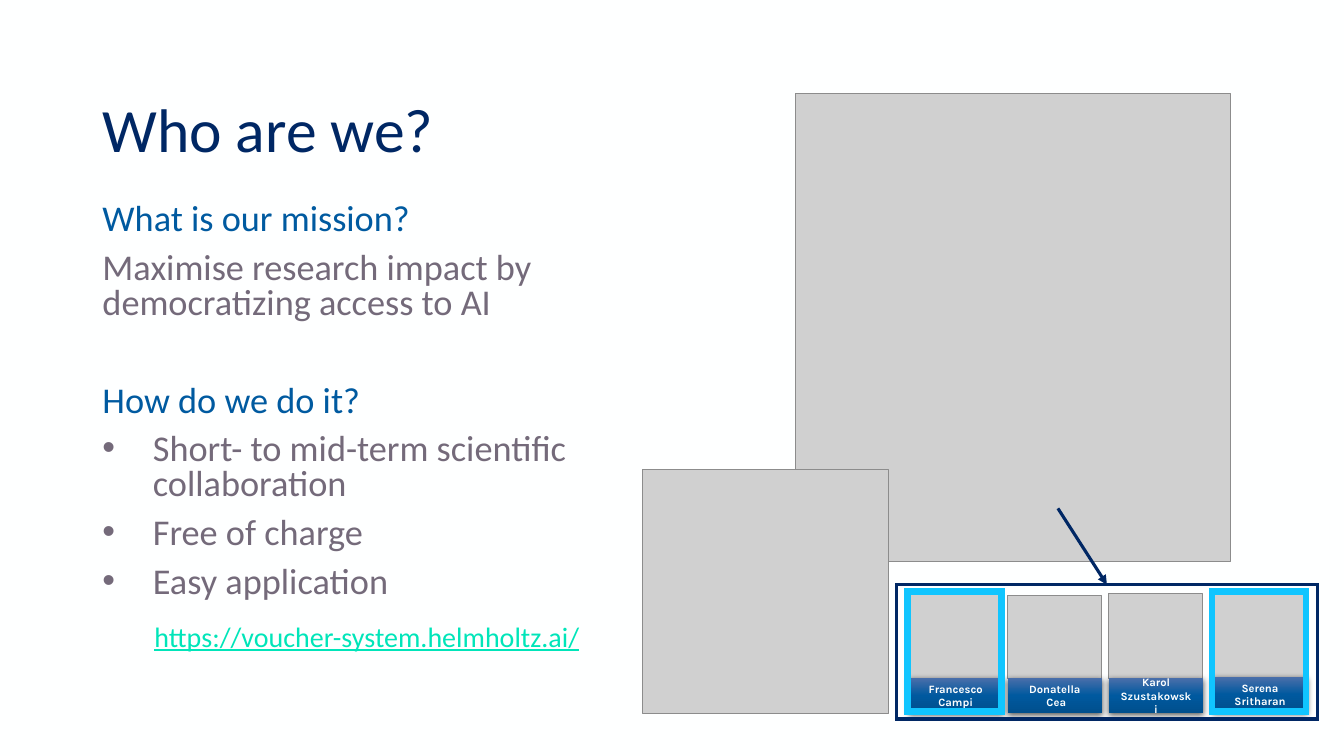
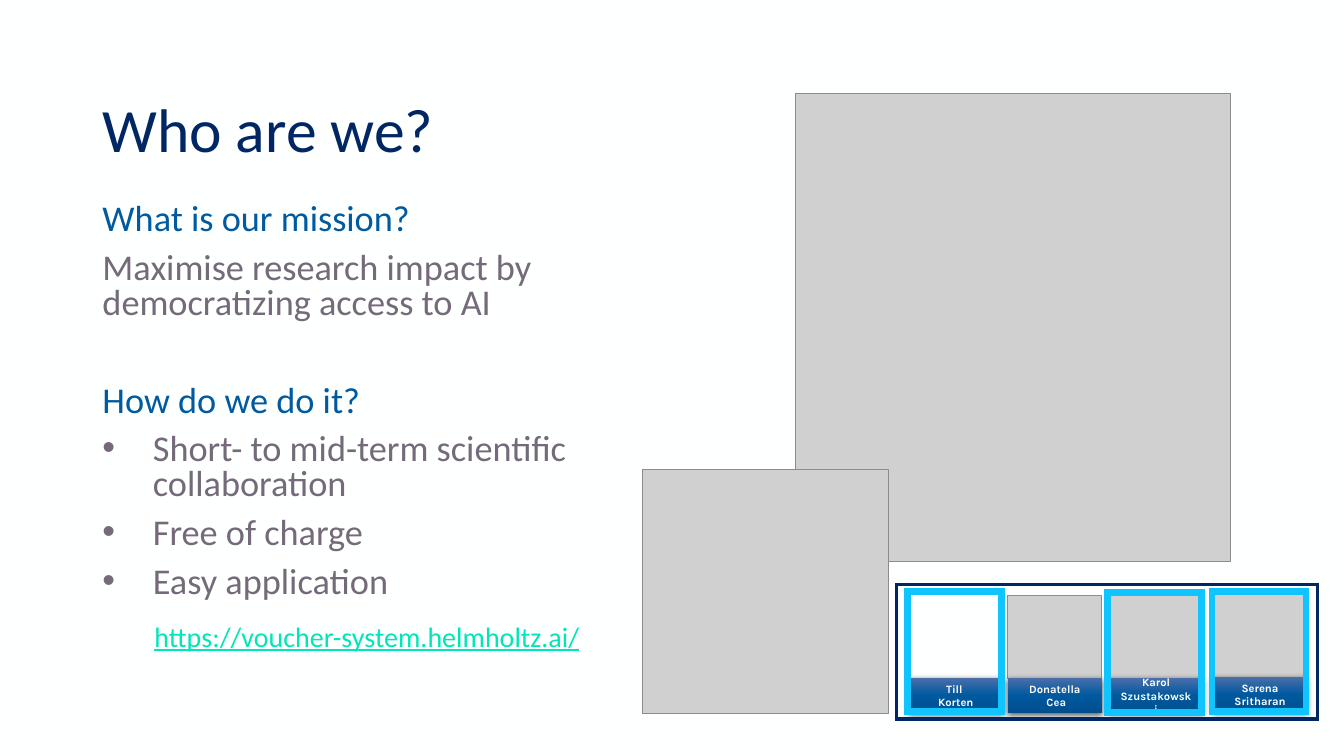
Before and after one commit to HelmholtzAI-Consultants-Munich/agentic-coding-hands-on, a slide deck: slide 2 of agentic_coding_workshop.pptx. Drawn at 1344x756 pixels with LibreOffice and Linux fonts; fonts in the diff are those of the drawing; grey boxes stand for pictures; background and template pictures are left out. Boxes give left, top, right and bottom in pixels: in the first picture for what was removed or moved away, otherwise in the second. Text is boxed around its words. In the diff, an @@ line names an element or a change of style, - is before the commit and + after.

```diff
--- a/agentic_coding_workshop.pptx
+++ b/agentic_coding_workshop.pptx
@@ arrow removed from (1059, 508) to (1107, 585) @@
@@ picture removed at <box>908,595,1003,680</box> @@
@@ rectangle added at <box>1108,593,1202,713</box>, outline #10C5FF 4.5 pt @@
@@ text in rectangle at <box>938,685,973,710</box>: text changed @@
-Francesco Campi
+Till
+Korten
```
Also in this commit, not shown: 2 slides added, 1 other file.
